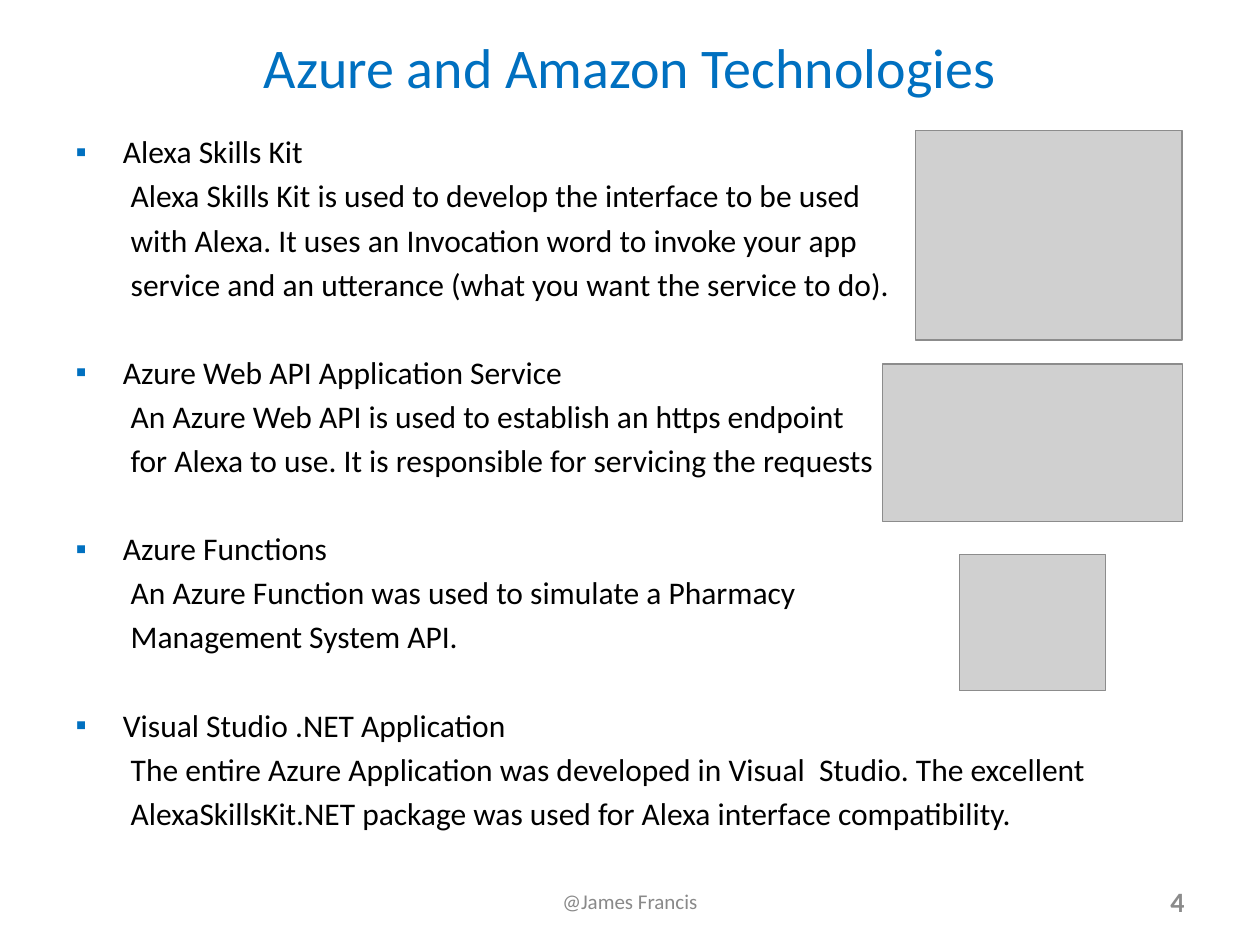
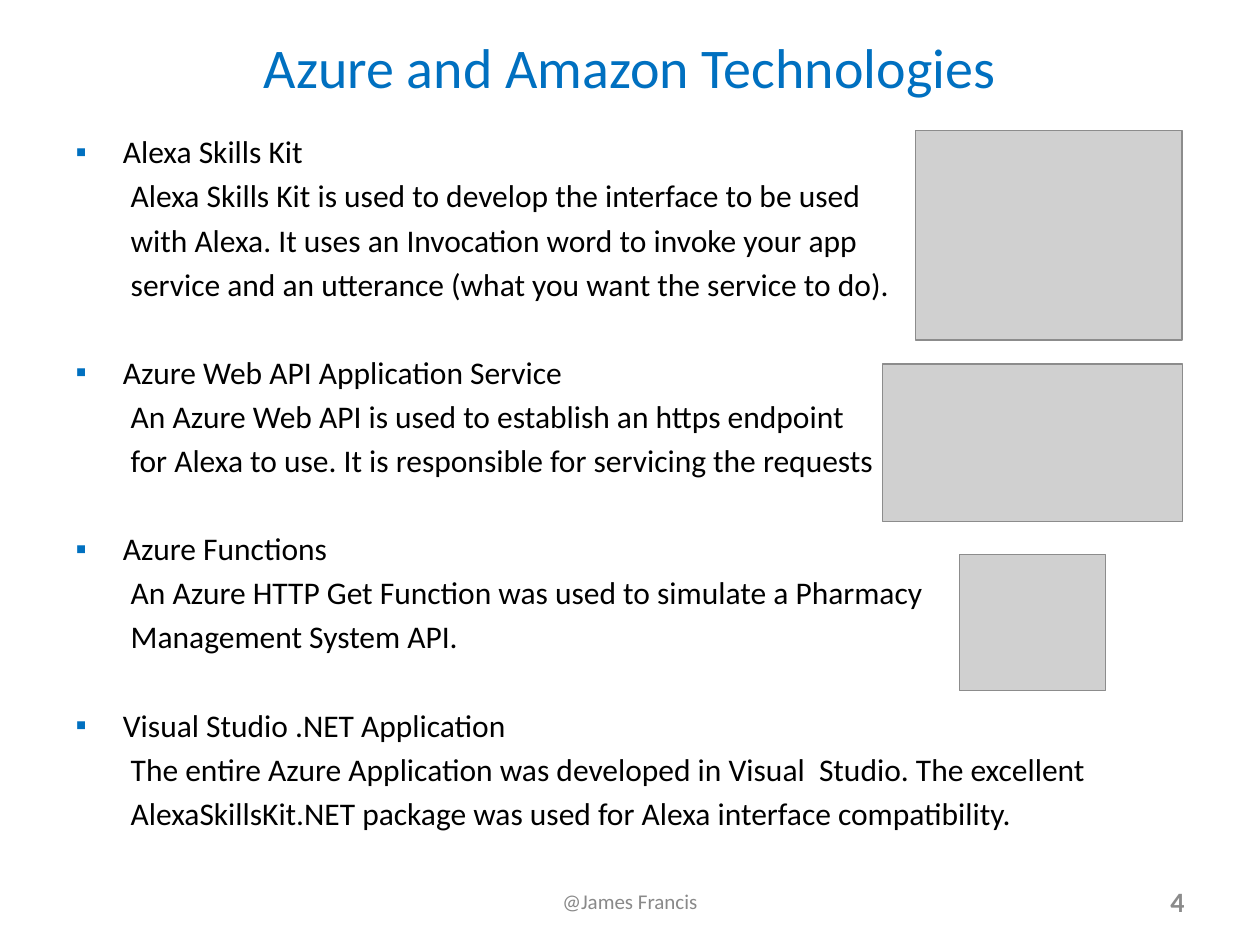
Before and after one commit to james-francis/DeepAzure-FinalProject, a slide deck: slide 4 of Alexa_JamesFrancis_Presentation.pptx. Drawn at 1260x945 pixels with LibreOffice and Linux fonts; fonts in the diff are those of the drawing; grey boxes stand for pictures. Boxes give left, top, right and bottom in pixels: in the first picture for what was removed or moved away, otherwise in the second. Text is boxed around its words. In the diff, an @@ line names an element or a change of style, - is before the commit and + after.

```diff
--- a/Alexa_JamesFrancis_Presentation.pptx
+++ b/Alexa_JamesFrancis_Presentation.pptx
@@ text at (131,582,923,609): text changed @@
-  An Azure Function was used to simulate a Pharmacy
+  An Azure HTTP Get Function was used to simulate a Pharmacy
```
Also in this commit, not shown: 2 other slides changed, 4 slides added, 1 other file.
